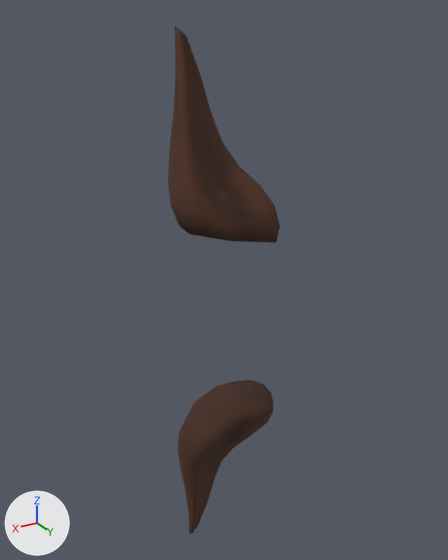
Renders of the glTF model game/assets/player/outfits/head_l1213.glb from each side of a commit.
The view is the same before and after, from a 50 mm camera at (0.488, 0.619, 0.376) aimed at (0.099, -0.03, 0.051). Arrows for +X, +Y and +Z are at lower left; the lights stay in place. The older version comes first. Where no turn or scale is listed for an object, it has been applied to the vertices.

The first picture shows 'L1213'.
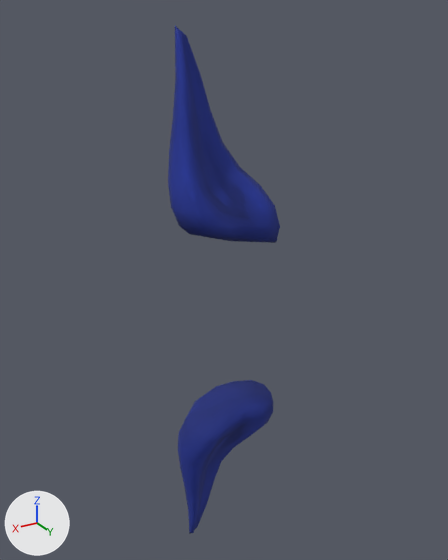
What differs and where, as boxes (x1, y1, x2, y2) in the pictures (448 x 560 px):
'L1213', recoloured (brown to blue): (168, 26, 280, 534) in both

Patch to the scene script:
```diff
--- a/game/assets/player/outfits/head_l1213.glb.py
+++ b/game/assets/player/outfits/head_l1213.glb.py
@@ img_b1213h01b__60a86e_png @@
+img_b1213h01b__60a86e_png = load_image('b1213h01b__60a86e.png', '../textures/b1213h01b__60a86e.png', 512, 512, 'sRGB')
@@ mat_b1213h01b__60a86e @@
+mat_b1213h01b__60a86e = bpy.data.materials.new('b1213h01b__60a86e')
+# uses the picture img_b1213h01b__60a86e_png
@@ me_l1213 @@
 me_l1213.from_pydata(...)  # 208 vertices, 408 faces; spans x -0.065..0.074, y -0.049..0.043, z -0.363..0.363
-me_l1213.materials.append(mat_b1213h01b__1ddd18)
+me_l1213.materials.append(mat_b1213h01b__60a86e)
```
